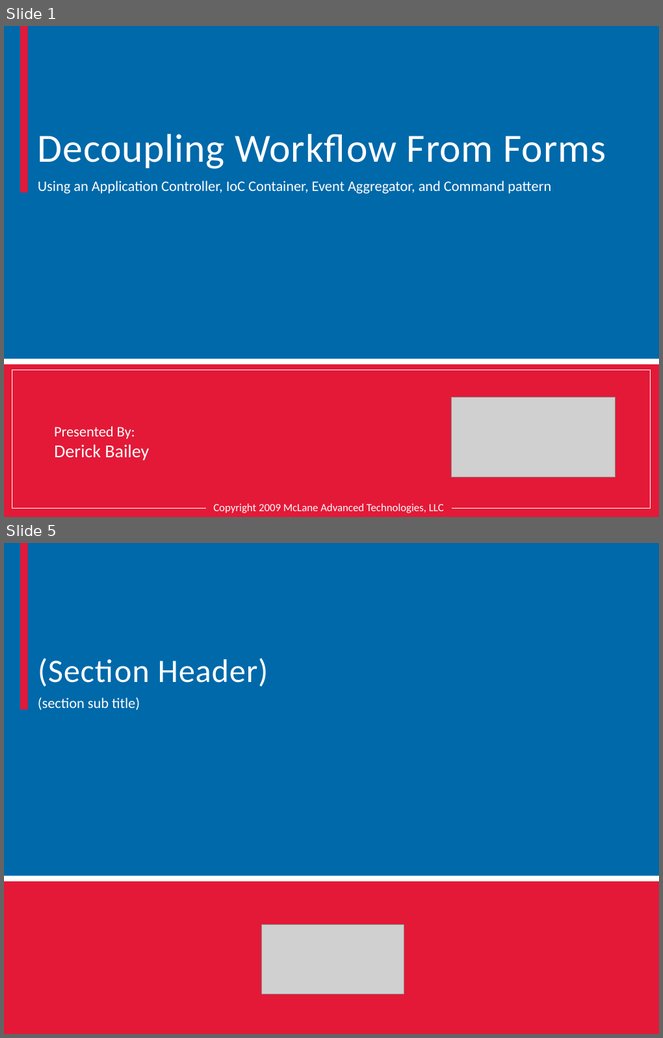
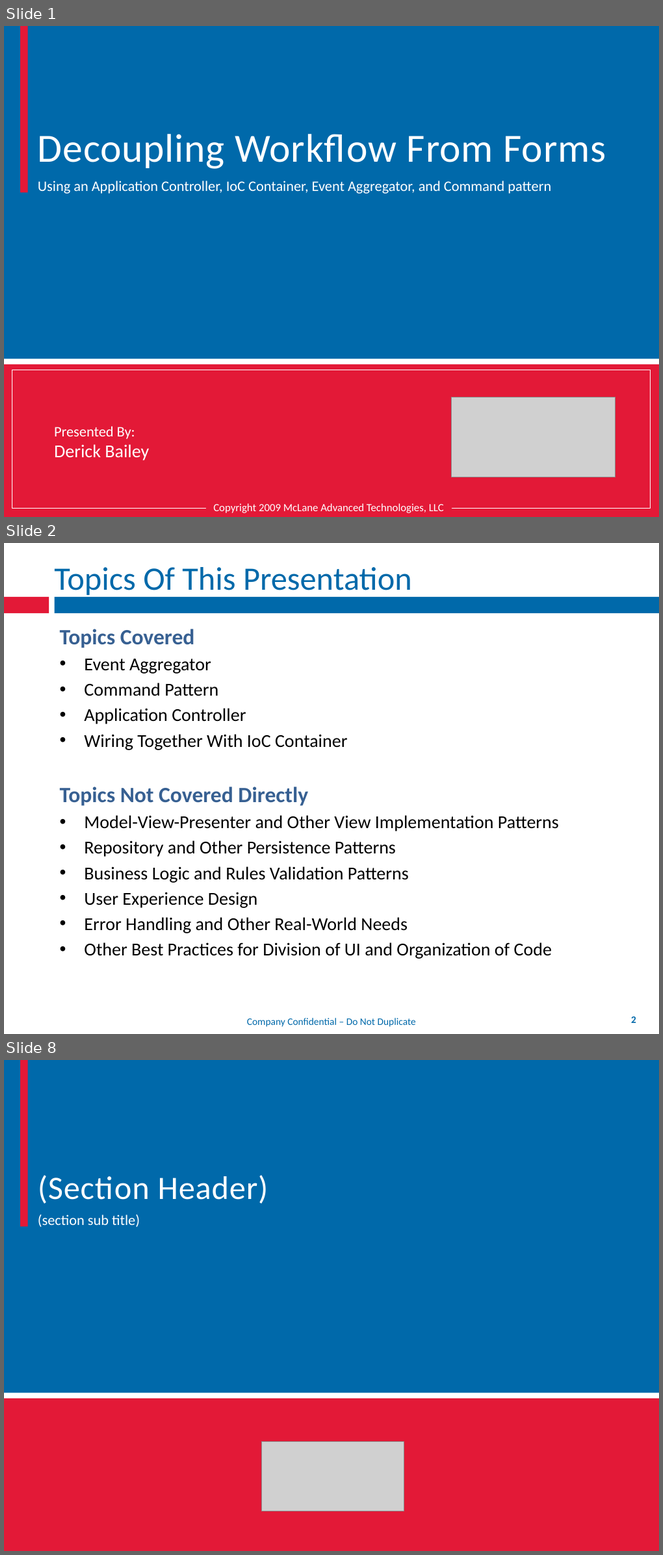
Before and after one commit to mxriverlynn/presentations-and-training, a slide deck: Decoupling Workflow With App Controler/Decoupling Workflow From Forms.pptx. Shown one above the other, each under a label of ours: slides 1 and 5 before the commit, slides 1, 2 and 8 after it; the slides between them are not shown. The pictures are 663x1038 and 663x1555 pixels, drawn with LibreOffice and Linux fonts; fonts in the diff are those of the drawing; grey boxes stand for pictures; background and template pictures are left out. Boxes give left, top, right and bottom in pixels: in the first picture for what was removed or moved away, otherwise in the second. Text is boxed around its words. In the diff, an @@ line names an element or a change of style, - is before the commit and + after.

```diff
--- a/Decoupling Workflow With App Controler/Decoupling Workflow From Forms.pptx
+++ b/Decoupling Workflow With App Controler/Decoupling Workflow From Forms.pptx
@@ slide 2 added at box(4, 543, 659, 1034), background #FFFFFF; not listed: 2 template elements that a slide beside it also shows @@
@@ title added at box(54, 567, 412, 595), 36 pt, text #0069AA @@
+Topics Of This Presentation
@@ text added at box(60, 629, 559, 959), 20 pt, text #000000 @@
+Topics Covered
+• Event Aggregator
+• Command Pattern
+• Application Controller
+• Wiring Together With IoC Container
+Topics Not Covered Directly
+• Model-View-Presenter and Other View Implementation Patterns
+• Repository and Other Persistence Patterns
+• Business Logic and Rules Validation Patterns
+• User Experience Design
+• Error Handling and Other Real-World Needs
+• Other Best Practices for Division of UI and Organization of Code
@@ text added at box(247, 1018, 416, 1027), 11 pt, text #0069AA @@
+Company Confidential – Do Not Duplicate
@@ page number added at box(631, 1017, 636, 1023), 11 pt, text #0069AA, bold @@
+2
@@ what was slide 5 is now slide 8 @@
```
Also in this commit, not shown: 1 slide changed, 6 other slides added, 1 slide removed.
